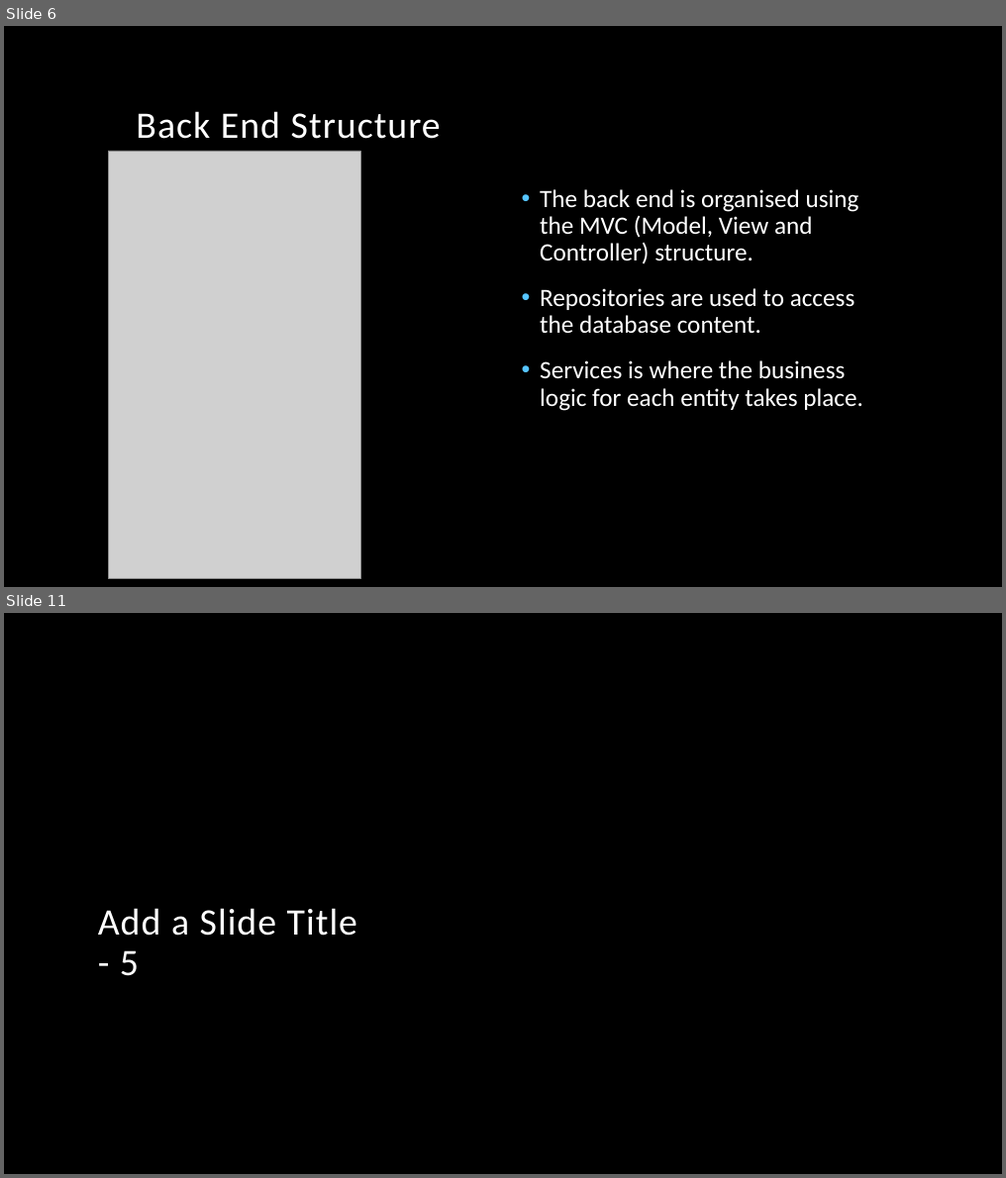
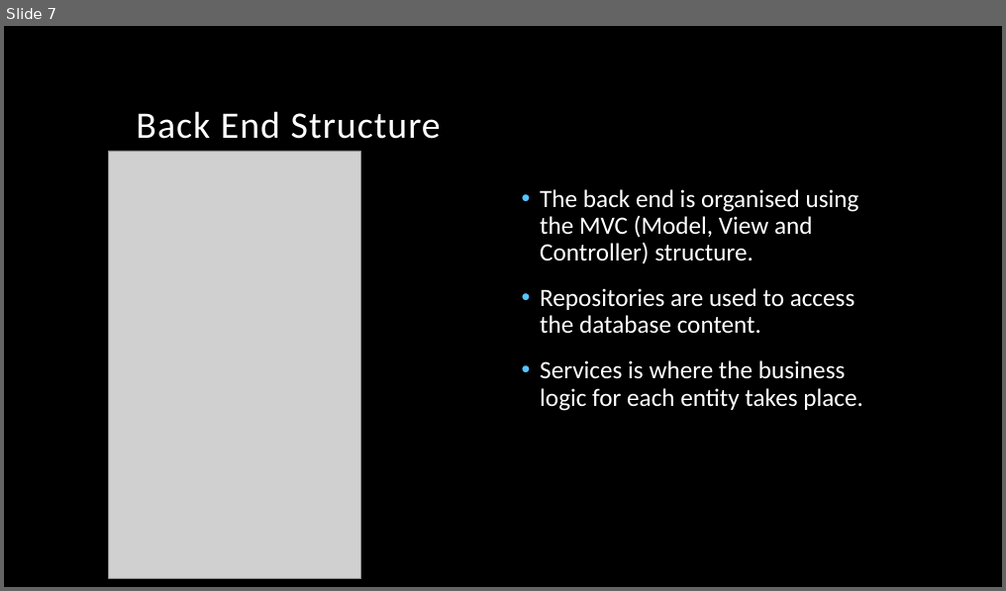
Before and after one commit to Nosente/OnlineShoppingProject, a slide deck: Online Shopping Project.pptx. Shown one above the other, each under a label of ours: slides 6 and 11 before the commit, slide 7 after it; the slides between them are not shown. The pictures are 1006x1178 and 1006x591 pixels, drawn with LibreOffice and Linux fonts; fonts in the diff are those of the drawing; grey boxes stand for pictures; background and template pictures are left out. Boxes give left, top, right and bottom in pixels: in the first picture for what was removed or moved away, otherwise in the second. Text is boxed around its words. In the diff, an @@ line names an element or a change of style, - is before the commit and + after.

```diff
--- a/Online Shopping Project.pptx
+++ b/Online Shopping Project.pptx
@@ slide 11 removed at [4, 613, 1002, 1174], background picture (left out) @@
@@ title removed at [98, 908, 357, 976] @@
-Add a Slide Title - 5
@@ what was slide 6 is now slide 7 @@
```
Also in this commit, not shown: 4 slides changed, 5 slides added, 4 other slides removed.
